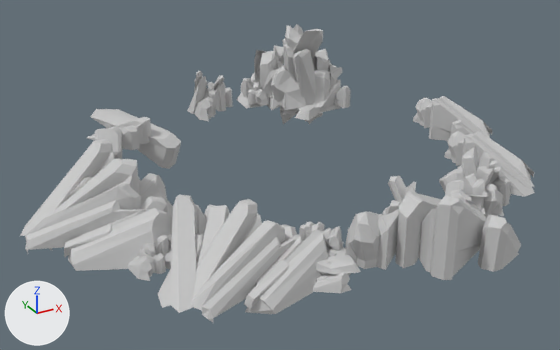
Renders of the FBX model Assets/ProjectData/Models/GGJ_BorderCave.FBX from each side of a commit.
Both versions are drawn from a 50 mm lens placed at (-1113.0, -2081.0, 1035.0), pointed at (-27.0, -107.0, 47.0). Lighting does not change. The marker at lower left points along +X, +Y and +Z. Where no turn or scale is listed for an object, it has been applied to the vertices. Vertices at the same position are counted once.

The first picture shows 'GGJ_BorderCave'.
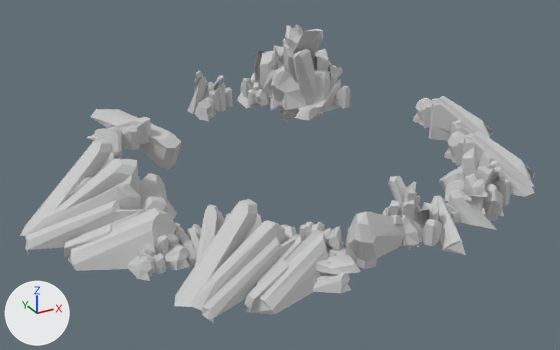
Pixel boxes (x1, y1, x2, y2) of what changed, in the pictures (560 x 350 px):
part 1 of me_mesh, added
    after: (425, 195, 466, 255)
part 2 of me_mesh, deleted
    before: (169, 194, 229, 313)
part 3 of me_mesh, deleted
    before: (478, 215, 521, 272)
part 4 of me_mesh, deleted
    before: (158, 232, 204, 308)
part 5 of me_mesh, deleted
    before: (376, 191, 485, 280)

Diff of the bpy script that builds the scene:
```diff
--- a/Assets/ProjectData/Models/GGJ_BorderCave.FBX.py
+++ b/Assets/ProjectData/Models/GGJ_BorderCave.FBX.py
@@ me_mesh @@
 # used by ob_ggj_bordercave; location = (0.0, 0.0, 0.0)
-me_mesh.from_pydata(...)  # 4817 vertices, 6789 faces; spans x -827.0..800.0, y -843.0..717.0, z -59.0..360.0
+me_mesh.from_pydata(...)  # 4634 vertices, 6538 faces; spans x -827.0..800.0, y -725.0..717.0, z -59.0..360.0
+# me_mesh part 1: a new loose piece of 28 vertices spanning x 153.0..245.0, y -725.0..-538.0, z 2.0..118.0, in mat_02___default (light grey #cacaca)
+# me_mesh part 2: the loose piece of 84 vertices spanning x -581.0..-318.0, y -632.0..-333.0, z -19.0..173.0 is deleted
+# me_mesh part 3: the loose piece of 20 vertices spanning x 171.0..363.0, y -843.0..-673.0, z 15.0..151.0 is deleted
+# me_mesh part 4: the loose piece of 20 vertices spanning x -590.0..-415.0, y -564.0..-414.0, z -29.0..105.0 is deleted
+# me_mesh part 5
+# 87 vertices are removed from x -56.0..341.0, y -822.0..-567.0, z 15.0..227.0
+# 126 faces are deleted
 me_mesh.materials.append(mat_02___default)
```
